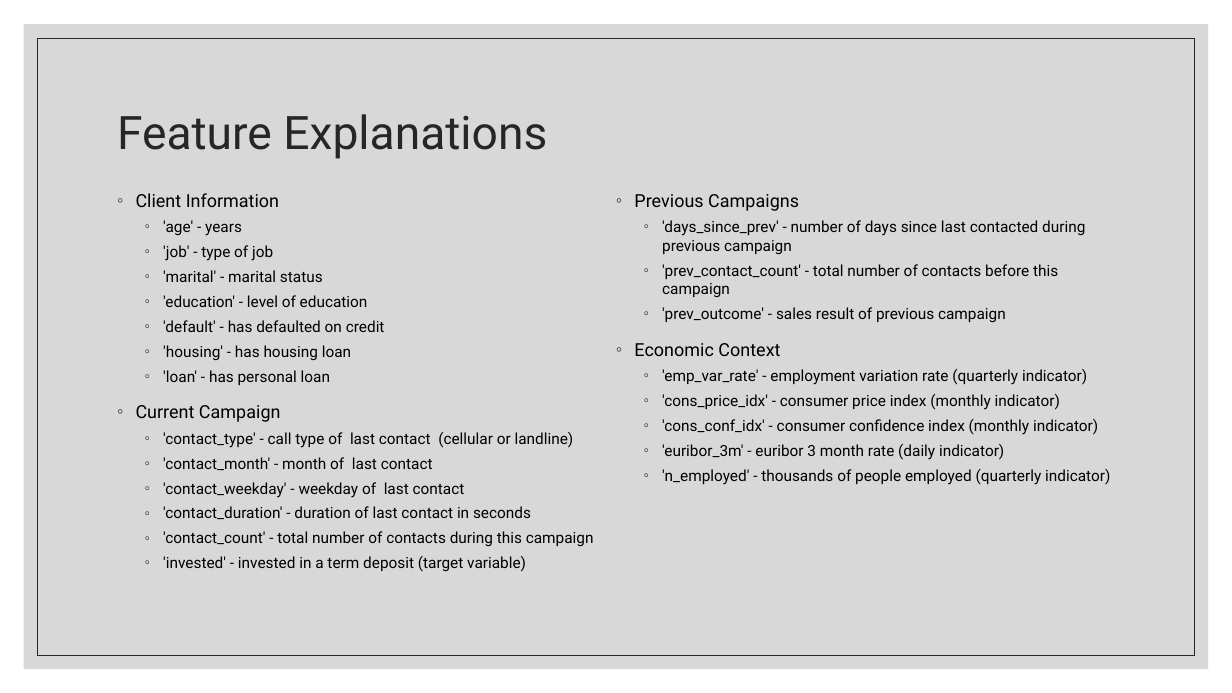
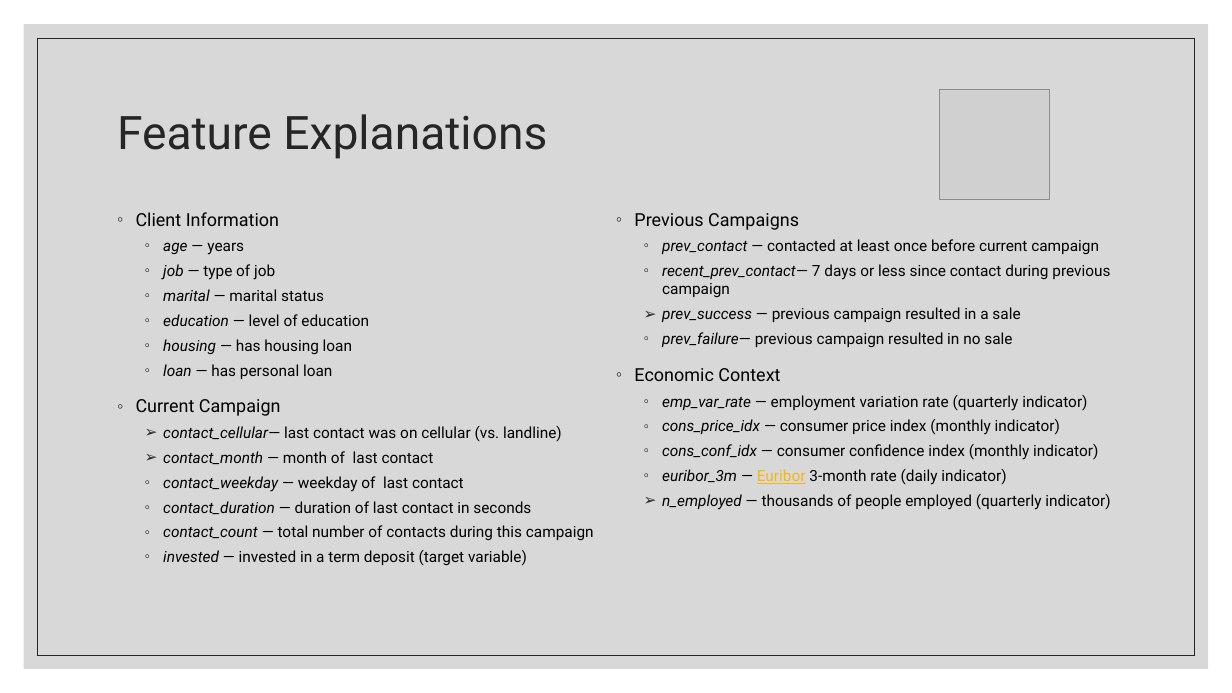
Before and after one commit to ndgigliotti/dsc-phase-3-project, a slide deck: slide 4 of presentation/predicting_bank_telemarketing_sales.pptx. Drawn at 1232x693 pixels with LibreOffice and Linux fonts; fonts in the diff are those of the drawing; grey boxes stand for pictures. Boxes give left, top, right and bottom in pixels: in the first picture for what was removed or moved away, otherwise in the second. Text is boxed around its words. In the diff, an @@ line names an element or a change of style, - is before the commit and + after.

Commit message:
revise presentation

```diff
--- a/presentation/predicting_bank_telemarketing_sales.pptx
+++ b/presentation/predicting_bank_telemarketing_sales.pptx
@@ picture added at bbox=[940, 90, 1050, 200] @@
@@ text "Client Information": place and size @@
-text "Client Information" at bbox=[136, 193, 1110, 572]
+text "Client Information" at bbox=[136, 212, 1110, 566]
@@ text at bbox=[163, 242, 369, 379]: text changed @@
-  ◦ 'age' - years
-  ◦ 'job' - type of job
-  ◦ 'marital' - marital status
-  ◦ 'education' - level of education
-  ◦ 'default' - has defaulted on credit
-  ◦ 'housing' - has housing loan
-  ◦ 'loan' - has personal loan
+  ◦ age — years
+  ◦ job — type of job
+  ◦ marital — marital status
+  ◦ education — level of education
+  ◦ housing — has housing loan
+  ◦ loan — has personal loan
@@ text at bbox=[662, 307, 1020, 347]: text changed @@
-  ◦ 'days_since_prev' - number of days since last contacted during previous campaign
-  ◦ 'prev_contact_count' - total number of contacts before this campaign
-  ◦ 'prev_outcome' - sales result of previous campaign
+  ◦ prev_contact — contacted at least once before current campaign
+  ◦ recent_prev_contact— 7 days or less since contact during previous campaign
+  ➢ prev_success — previous campaign resulted in a sale
+  ◦ prev_failure— previous campaign resulted in no sale
@@ text at bbox=[662, 395, 1110, 510]: text changed @@
-  ◦ 'emp_var_rate' - employment variation rate (quarterly indicator)
-  ◦ 'cons_price_idx' - consumer price index (monthly indicator)
-  ◦ 'cons_conf_idx' - consumer confidence index (monthly indicator)
-  ◦ 'euribor_3m' - euribor 3 month rate (daily indicator)
-  ◦ 'n_employed' - thousands of people employed (quarterly indicator)
+  ◦ emp_var_rate — employment variation rate (quarterly indicator)
+  ◦ cons_price_idx — consumer price index (monthly indicator)
+  ◦ cons_conf_idx — consumer confidence index (monthly indicator)
+  ◦ euribor_3m — Euribor 3-month rate (daily indicator)
+  ➢ n_employed — thousands of people employed (quarterly indicator)
@@ text at bbox=[163, 426, 594, 566]: text changed @@
-  ◦ 'contact_type' - call type of last contact (cellular or landline)
-  ◦ 'contact_month' - month of last contact
-  ◦ 'contact_weekday' - weekday of last contact
-  ◦ 'contact_duration' - duration of last contact in seconds
-  ◦ 'contact_count' - total number of contacts during this campaign
-  ◦ 'invested' - invested in a term deposit (target variable)
+  ➢ contact_cellular— last contact was on cellular (vs. landline)
+  ➢ contact_month — month of last contact
+  ◦ contact_weekday — weekday of last contact
+  ◦ contact_duration — duration of last contact in seconds
+  ◦ contact_count — total number of contacts during this campaign
+  ◦ invested — invested in a term deposit (target variable)
```
Also in this commit, not shown: 9 other slides changed, 1 slide added, 1 other file.
